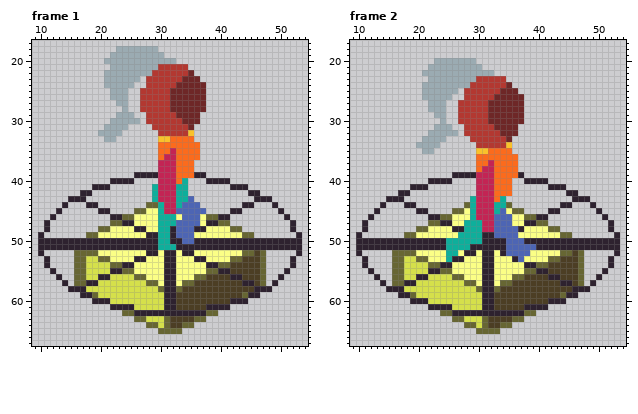
Animated GIF sprite -- Assets/myAesprite/Walking_Study.gif. The picture above is the old version.
The file is 256x368 pixels, drawn in blocks of 4x4; one block is one cell here. Shown: frame 1: x 9..54, y 17..67; frame 2: x 9..54, y 17..67. The commit also changed other frames, which this record leaves out.
The same view after the edit:
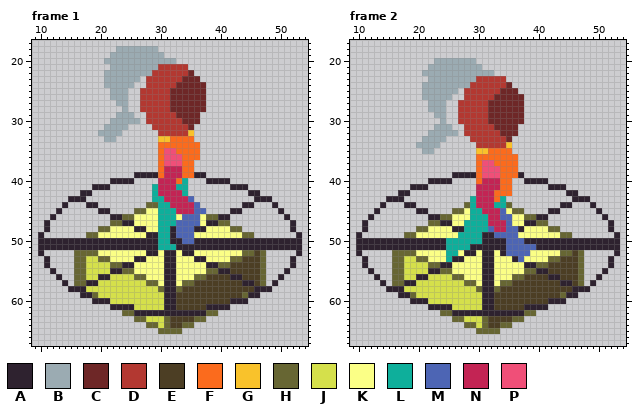
Palette (. is transparent): A #2e222f  B #9babb2  C #6e2727  D #b33831  E #4c3e24  F #fb6b1d  G #f9c22b  H #676633  J #d5e04b  K #fbff86  L #0eaf9b  M #4d65b4  N #c32454  P #f04f78
Diff:
--- frame 1
@@ x 28..37 @@
 34 ..FFFFFFF.
-35 ..FFNFFFF.
-36 ..FNNFFFF.
-37 ..NNNFFF..
-38 ..NNNFFF..
-39 AANNNFFFAA
+35 ..FPPFFFF.
+36 ..FPPPFFF.
+37 ..FPPPFF..
+38 ..FNNNFF..
+39 AAFNNNFFAA
 40 ..NNNFL...
 41 .LNNNLL...
-42 .LNNNLL...
-43 .LNNNLLM..
-44 HHLNNLMMM.
-45 KKLNNMMMMM
+42 .LNNNNL...
+43 .LLNNNNM..
+44 HHLLNNNNM.
+45 KKLLLNNNMM
 46 KKLLLKMMMK
--- frame 2
@@ x 28..35 @@
 36 ..FFFFFF
-37 ..FFNFFF
-38 ..FNNFFF
-39 AANNNFFF
-40 ..NNNFFF
-41 ..NNNFFF
+37 ..FPPFFF
+38 ..FPPPFF
+39 AAFPPPFF
+40 ..FNNNFF
+41 ..NNNNFF
 42 ..NNNFFF
@@ x 28..36 @@
 44 HLNNNLLH.
-45 KLNNNLMKH
-46 KLNNNMMMK
-47 LLLNNMMMK
-48 LLLNNMMMM
+45 KLLNNNMKH
+46 KLLLNNMMK
+47 LLLLNNNMK
+48 LLLLMNNMM
 49 LLLAAMMMM
Changed places in both pictures, as pixel boxes (x1, y1, x2, y2):
changed: (158, 148, 194, 214)
changed: (476, 160, 506, 232)
